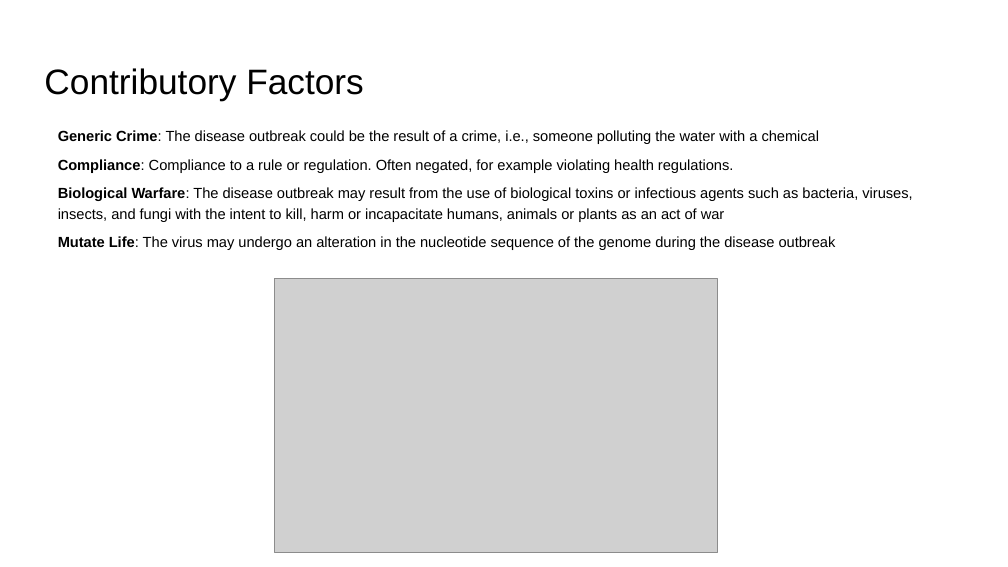
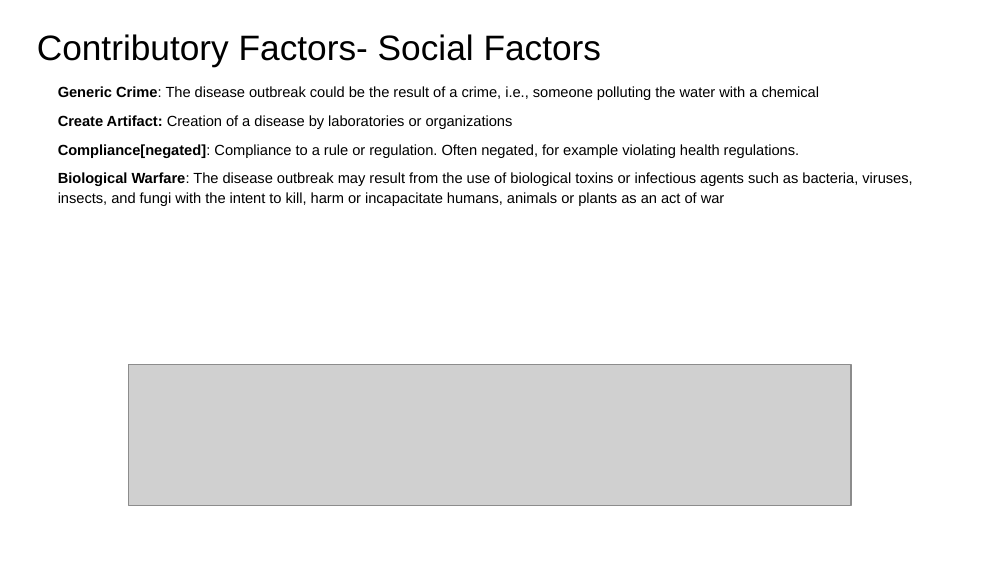
Before and after one commit to RESIN-KAIROS/schemalib, a slide deck: slide 4 of hrf/disease_outbreak.pptx (slide 3 before the commit). Drawn at 1008x567 pixels with LibreOffice and Linux fonts; fonts in the diff are those of the drawing; grey boxes stand for pictures. Boxes give left, top, right and bottom in pixels: in the first picture for what was removed or moved away, otherwise in the second. Text is boxed around its words. In the diff, an @@ line names an element or a change of style, - is before the commit and + after.

Commit message:
update disease outbreak json and hrf.

```diff
--- a/hrf/disease_outbreak.pptx
+++ b/hrf/disease_outbreak.pptx
@@ title at (x1=37, y1=34, x2=602, y2=66): text changed @@
-Contributory Factors
+Contributory Factors- Social Factors
@@ text "Generic Crime: The disease outbreak ..." moved from (x1=58, y1=130, x2=912, y2=250) to (x1=58, y1=86, x2=912, y2=206) @@
@@ text at (x1=58, y1=115, x2=799, y2=158): text changed @@
-Compliance: Compliance to a rule or regulation. Often negated, for example violating health regulations.
+Create Artifact: Creation of a disease by laboratories or organizations
+Compliance[negated]: Compliance to a rule or regulation. Often negated, for example violating health regulations.
@@ text at (x1=58, y1=236, x2=836, y2=250): paragraph removed @@
-Mutate Life: The virus may undergo an alteration in the nucleotide sequence of the genome during the disease outbreak
@@ picture removed at (x1=275, y1=278, x2=718, y2=551) @@
@@ picture added at (x1=129, y1=365, x2=851, y2=505) @@
```
Also in this commit, not shown: 7 other slides changed, 2 slides added, 5 other files.
